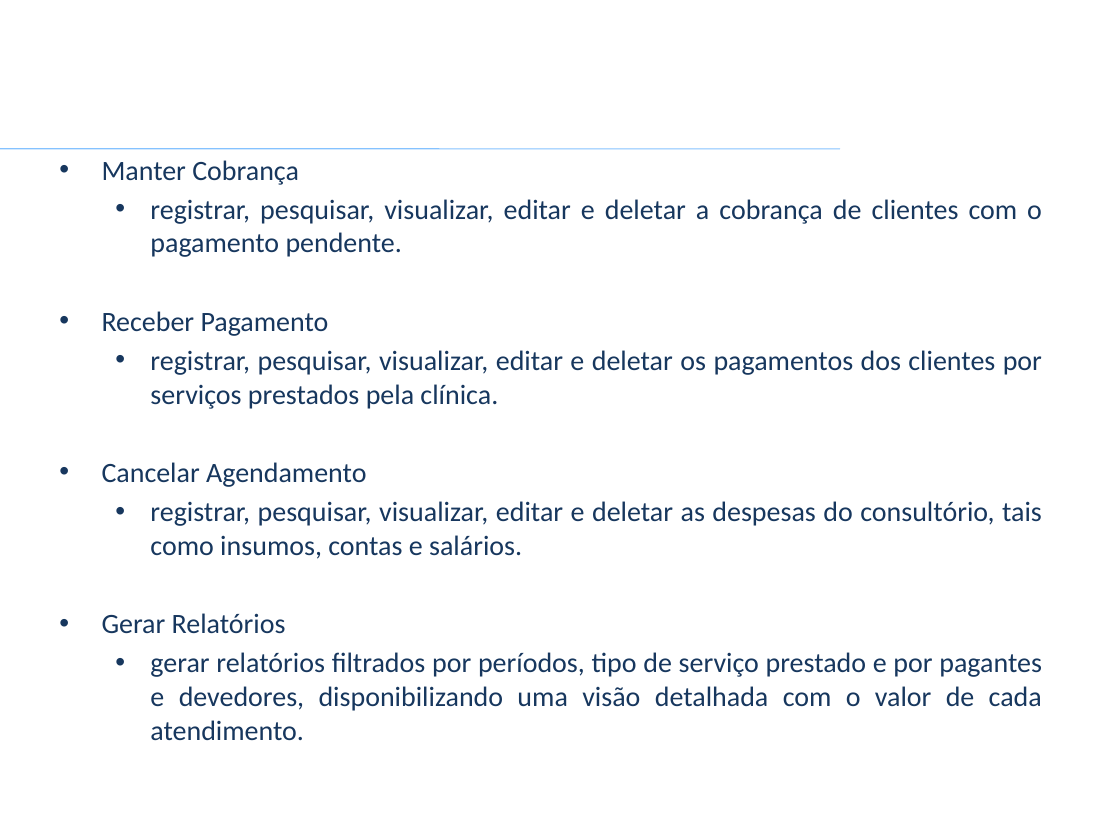
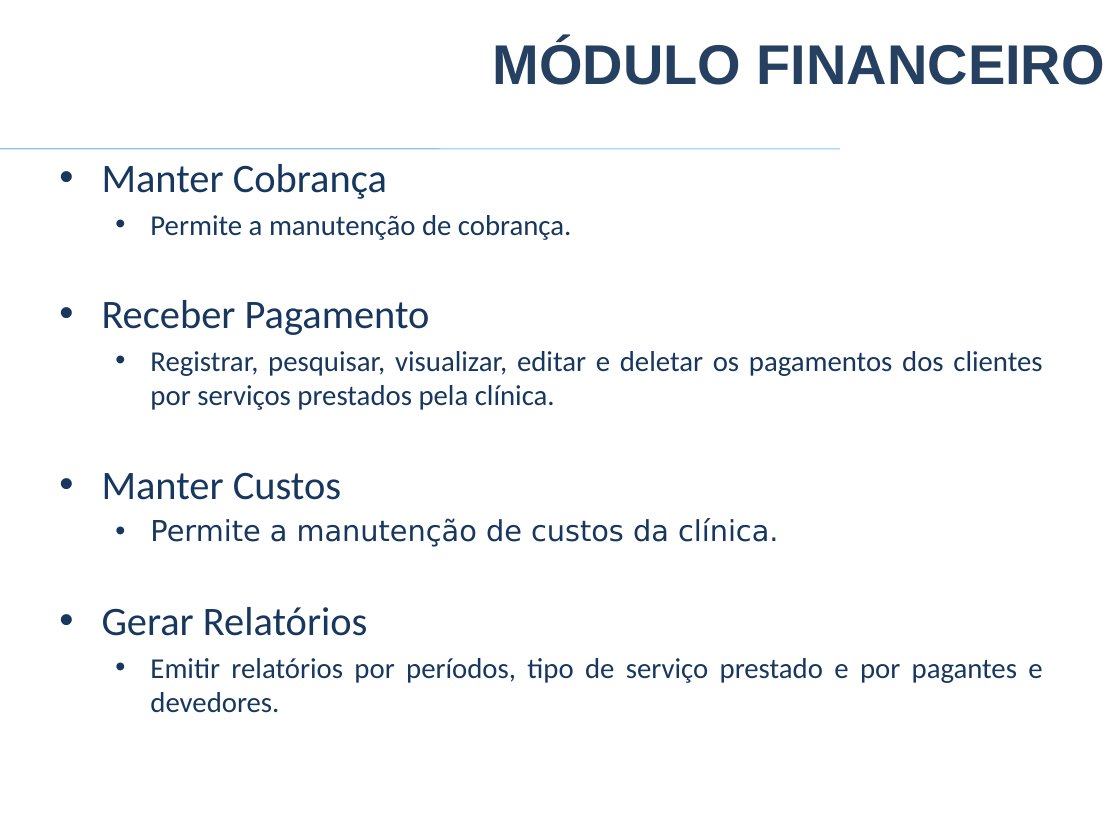
Before and after one commit to VagnerAlcantara/TCC, a slide deck: slide 28 of TCC/5º Encontro/2017-Apresentacao Psystem.pptx. Drawn at 1120x840 pixels with LibreOffice and Linux fonts; fonts in the diff are those of the drawing; background and template pictures are left out. Boxes give left, top, right and bottom in pixels: in the first picture for what was removed or moved away, otherwise in the second. Text is boxed around its words. In the diff, an @@ line names an element or a change of style, - is before the commit and + after.

```diff
--- a/TCC/5º Encontro/2017-Apresentacao Psystem.pptx
+++ b/TCC/5º Encontro/2017-Apresentacao Psystem.pptx
@@ text added at (492, 40, 1105, 85), 36 pt, text #254061, bold @@
+MÓDULO FINANCEIRO
@@ text at (102, 164, 430, 636): size 18 to 26 pt in "Manter Cobrança", "Receber Pagamento", "Gerar Relatórios"; more space between paragraphs @@
@@ text at (150, 215, 571, 240): text changed; size 18 to 18.5 pt @@
-  • registrar, pesquisar, visualizar, editar e deletar a cobrança de clientes com o pagamento pendente.
+  • Permite a manutenção de cobrança.
@@ text at (102, 351, 1042, 547): text changed; size 18 to 18.5 pt @@
-  • registrar, pesquisar, visualizar, editar e deletar os pagamentos dos clientes por serviços prestados pela clínica.
-• Cancelar Agendamento
-  • registrar, pesquisar, visualizar, editar e deletar as despesas do consultório, tais como insumos, contas e salários.
+  • Registrar, pesquisar, visualizar, editar e deletar os pagamentos dos clientes por serviços prestados pela clínica.
+• Manter Custos
+  • Permite a manutenção de custos da clínica.
@@ text at (150, 658, 1042, 713): text changed; size 18 to 18.5 pt @@
-  • gerar relatórios filtrados por períodos, tipo de serviço prestado e por pagantes e devedores, disponibilizando uma visão detalhada com o valor de cada atendimento.
+  • Emitir relatórios por períodos, tipo de serviço prestado e por pagantes e devedores.
```
Also in this commit, not shown: 37 other slides changed, 2 slides added, 1 slide removed.
